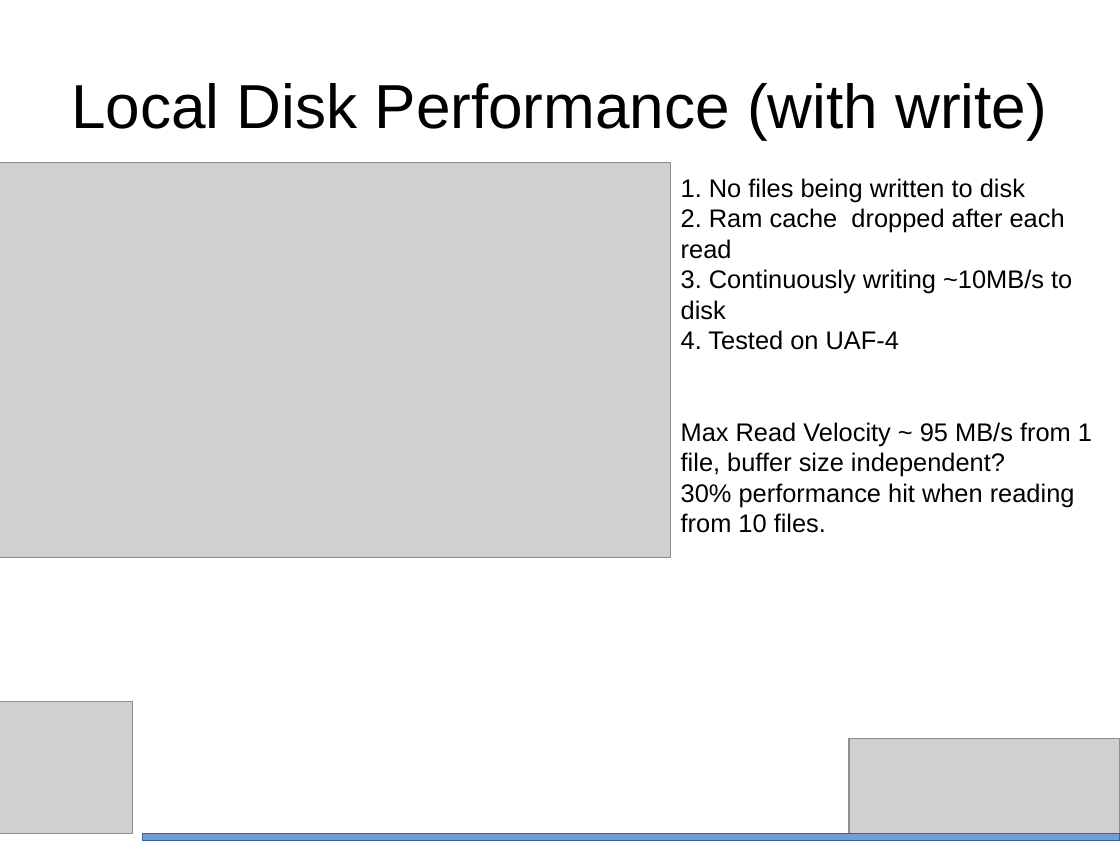
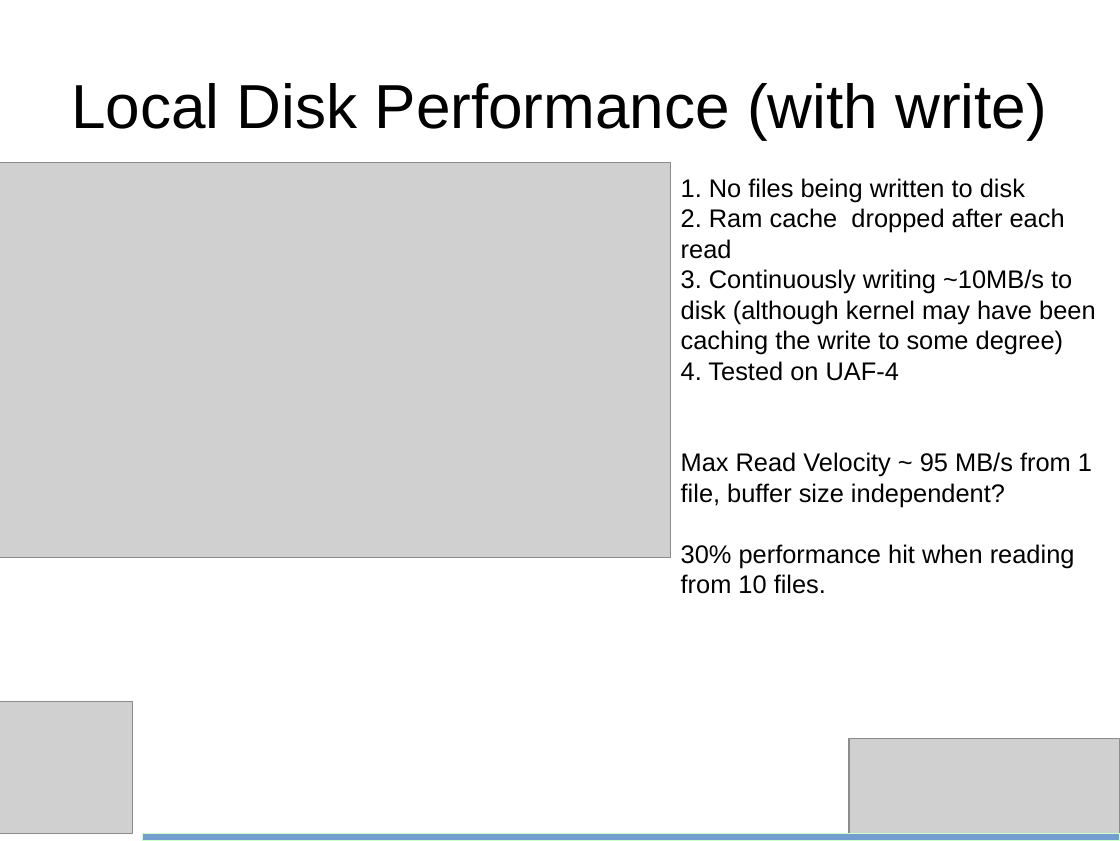
Before and after one commit to bth5032/CMS, a slide deck: slide 7 of Summer_2015/IOHeavyCI/Results/Powerpoint/performance.odp (slide 6 before the commit). Drawn at 1120x841 pixels with LibreOffice and Linux fonts; fonts in the diff are those of the drawing; grey boxes stand for pictures. Boxes give left, top, right and bottom in pixels: in the first picture for what was removed or moved away, otherwise in the second. Text is boxed around its words. In the diff, an @@ line names an element or a change of style, - is before the commit and + after.

```diff
--- a/Summer_2015/IOHeavyCI/Results/Powerpoint/performance.odp
+++ b/Summer_2015/IOHeavyCI/Results/Powerpoint/performance.odp
@@ text at (x1=681, y1=269, x2=1096, y2=355): text changed @@
-3. Continuously writing ~10MB/s to disk
+3. Continuously writing ~10MB/s to disk (although kernel may have been caching the write to some degree)
@@ rectangle at (x1=142, y1=833, x2=1120, y2=841): outline #3465A4 0 pt to #CCFFCC 0 pt @@
```
Also in this commit, not shown: 15 other slides changed, 1 slide added, 7 other files.
